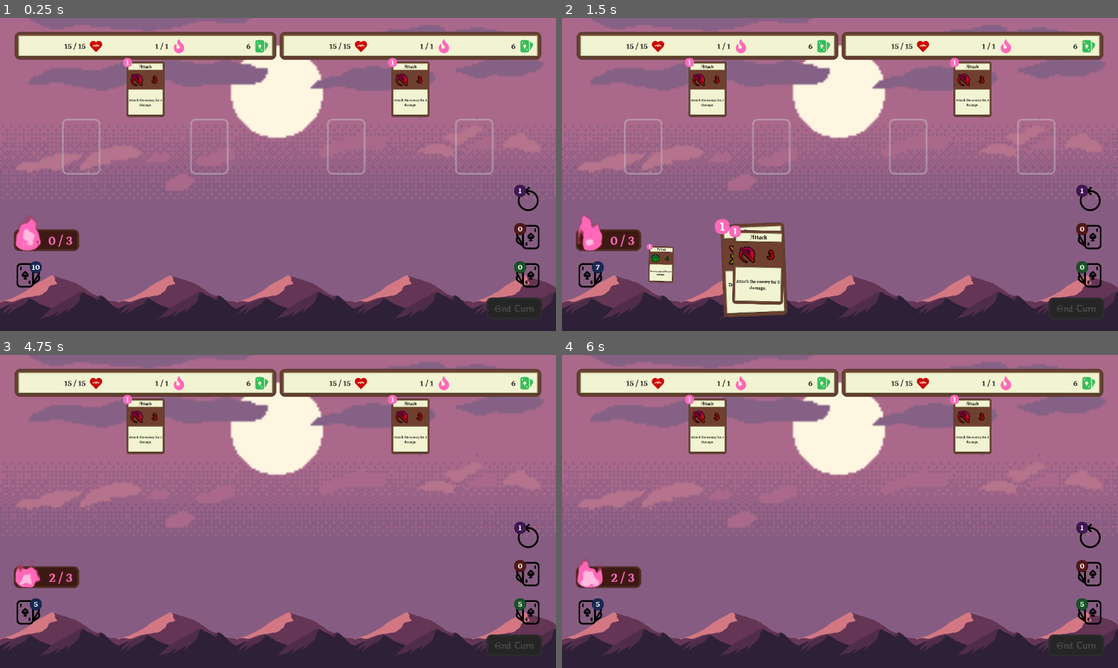
Above: before the commit, frames 1-4 (two rows, left to right).
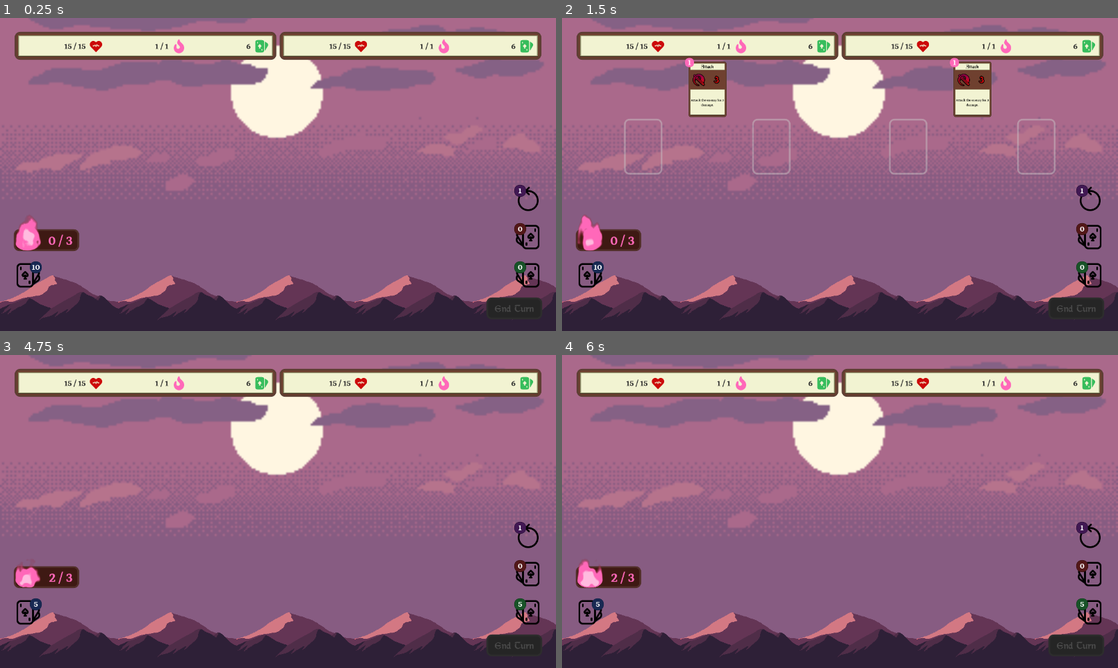
Above: after the commit, the same moments.

Repository: Maaack/Battle-Deck-Energy
Game: Godot game, scene res://Scenes/Main.tscn
Two runs of this game, one before a commit and one after it. Both use one fixed random seed, a clock stepped at 60 frames per second and the inputs below.
Inputs (mouse positions are in pixels of both pictures, inside the frame that each line leads up to):
- Up to frame 1 (0.25 s): no input
- Up to frame 2 (1.5 s): drag from (840, 174) to (895, 105) at 0.52 s; drag from (728, 190) to (812, 237) at 1.27 s
- Up to frame 3 (4.75 s): move the mouse to (333, 442) at 2.02 s; click (333, 442) at 2.17 s; click "End Turn" at 2.75 s; drag from (250, 574) to (111, 464) at 3.52 s; move the mouse to (444, 558) at 4.27 s; click (444, 558) at 4.42 s
- Up to frame 4 (6 s): drag from (673, 464) to (756, 433) at 5.02 s; move the mouse to (867, 511) at 5.77 s; click (867, 511) at 5.92 s

The runs differ from the first frame. In frame 1, 3.1% of the frame differs, in the area x 11-89%, y 12-50%; in frame 2, 4.0%, in the area x 5-41%, y 64-96%; in frame 3, 2.5%; in frame 4, 2.5%.
Error in both runs: Invalid call. Nonexistent function 'connect' in base 'Nil'. (res://Scenes/PlayerInterface/PlayerInterface.gd:87)

Commit message:
BATL-01: Opponent played cards get discarded during resolution phase. Added a timer to visually pace battle phase changes.

Diff:
--- a/Managers/AIOpponents/AIOpponentsManager.gd
+++ b/Managers/AIOpponents/AIOpponentsManager.gd
@@ -31,5 +31,6 @@
 			var random_index: int = randi() % child.hand.size()
 			var opponent_opportunities : Array = opponent_map[child.character_data]
 			var opportunity : OpportunityData = opponent_opportunities.pop_front()
-			emit_signal("played_card", child.character_data, child.hand.cards[random_index], opportunity)
+			opportunity.card_data = child.hand.cards[random_index]
+			emit_signal("played_card", child.character_data, opportunity.card_data, opportunity)
 			child.discard_hand()
--- a/Resources/Opportunity/OpportunityData.gd
+++ b/Resources/Opportunity/OpportunityData.gd
@@ -11,6 +11,9 @@
 var card_data = null setget set_card
 var prs = PRSData.new()
 
+func _to_string():
+	return "OpportunityData:%d" % get_instance_id()
+
 func is_open():
 	return not is_instance_valid(card_data)
 
--- a/Scenes/BattleInterface/BattleInterface.gd
+++ b/Scenes/BattleInterface/BattleInterface.gd
@@ -6,6 +6,7 @@
 onready var ai_opponents_manager = $AIOpponentsManager
 onready var battle_phase_manager = $BattlePhaseManager
 onready var battle_opps_manager = $BattleOpportunitiesManager
+onready var advance_phase_timer = $AdvancePhaseTimer
 
 var player_data : CharacterData setget set_player_data
 var opponents : Array = [] setget set_opponents
@@ -33,17 +34,31 @@
 func start_battle():
 	battle_phase_manager.advance()
 
+func _setup_enemy_board():
+	var opportunities : Array = battle_opps_manager.get_all_opponent_opportunities()
+	var openings : Array = player_interface.add_opponent_openings(opportunities)
+	for opening in openings:
+		if opening is BattleOpening:
+			_round_opportunities_map[opening.opportunity_data] = opening
+	advance_phase_timer.start()
+
 func _take_enemy_turn():
 	var opportunities : Array = battle_opps_manager.get_all_opponent_opportunities()
-	var openings : Array = player_interface.add_opponent_openings(opportunities)
-	ai_opponents_manager.opponents_take_turn(opportunities)
-	battle_phase_manager.advance()
+	ai_opponents_manager.opponents_take_turn(_round_opportunities_map.keys())
+	advance_phase_timer.start()
 
 func _on_hand_drawn():
 	if player_interface.is_connected("drawing_completed", self, "_on_hand_drawn"):
 		player_interface.disconnect("drawing_completed", self, "_on_hand_drawn")
 	player_battle_manager.reset_energy()
 	player_interface.start_turn()
+
+func _setup_player_board():
+	var opportunities : Array = battle_opps_manager.get_player_opportunities()
+	var openings : Array = player_interface.add_player_openings(opportunities)
+	for opening in openings:
+		if opening is BattleOpening:
+			_round_opportunities_map[opening.opportunity_data] = opening
 
 func _start_player_turn():
 	player_interface.connect("drawing_completed", self, "_on_hand_drawn")
@@ -64,7 +79,7 @@
 	if player_interface.is_connected("discard_completed", battle_phase_manager, "advance"):
 		player_interface.disconnect("discard_completed", battle_phase_manager, "advance")
 	player_interface.start_round()
-	battle_phase_manager.advance()
+	advance_phase_timer.start()
 
 func _resolve_actions():
 	var discarding_flag = false
@@ -75,6 +90,8 @@
 					discarding_flag = true
 					player_interface.connect("discard_completed",  battle_phase_manager, "advance")
 				player_battle_manager.discard_card(opp_data.card_data)
+			else:
+				player_interface.opponent_discards_card(opp_data.card_data)
 	player_interface.remove_all_openings()
 	_round_opportunities_map.clear()
 	if not discarding_flag:
@@ -96,13 +113,16 @@
 	player_interface.reshuffle_card(card)
 
 func _on_CharacterBattleManager_played_card(card:CardData, opportunity:OpportunityData):
-	player_interface.play_card(card, opportunity)
+	player_interface.play_card(player_data, card, opportunity)
 
 func _on_CharacterBattleManager_changed_energy(energy, max_energy):
 	player_interface.set_energy_meter(energy, max_energy)
 
 func _on_Opening_phase_entered():
 	start_round()
+
+func _on_EnemySetup_phase_entered():
+	_setup_enemy_board()
 
 func _on_Enemy_phase_entered():
 	_take_enemy_turn()
@@ -114,4 +134,7 @@
 	_resolve_actions()
 
 func _on_AIOpponentsManager_played_card(character, card, opportunity):
-	player_interface.opponent_plays_card(character, card, opportunity)
+	player_interface.play_card(character, card, opportunity)
+
+func _on_AdvancePhaseTimer_timeout():
+	battle_phase_manager.advance()
--- a/Scenes/BattleInterface/BattleInterface.tscn
+++ b/Scenes/BattleInterface/BattleInterface.tscn
@@ -26,6 +26,8 @@
 
 [node name="Opening" parent="BattlePhaseManager" instance=ExtResource( 6 )]
 
+[node name="EnemySetup" parent="BattlePhaseManager" instance=ExtResource( 6 )]
+
 [node name="Enemy" parent="BattlePhaseManager" instance=ExtResource( 6 )]
 
 [node name="Player" parent="BattlePhaseManager" instance=ExtResource( 6 )]
@@ -33,6 +35,10 @@
 [node name="Resolution" parent="BattlePhaseManager" instance=ExtResource( 6 )]
 
 [node name="BattleOpportunitiesManager" parent="." instance=ExtResource( 7 )]
+
+[node name="AdvancePhaseTimer" type="Timer" parent="."]
+wait_time = 0.5
+one_shot = true
 [connection signal="card_played_on_opportunity" from="PlayerInterface" to="." method="_on_PlayerInterface_card_played_on_opportunity"]
 [connection signal="ending_turn" from="PlayerInterface" to="." method="_on_PlayerInterface_ending_turn"]
 [connection signal="changed_energy" from="CharacterBattleManager" to="." method="_on_CharacterBattleManager_changed_energy"]
@@ -42,6 +48,8 @@
 [connection signal="reshuffled_card" from="CharacterBattleManager" to="." method="_on_CharacterBattleManager_reshuffled_card"]
 [connection signal="played_card" from="AIOpponentsManager" to="." method="_on_AIOpponentsManager_played_card"]
 [connection signal="phase_entered" from="BattlePhaseManager/Opening" to="." method="_on_Opening_phase_entered"]
+[connection signal="phase_entered" from="BattlePhaseManager/EnemySetup" to="." method="_on_EnemySetup_phase_entered"]
 [connection signal="phase_entered" from="BattlePhaseManager/Enemy" to="." method="_on_Enemy_phase_entered"]
 [connection signal="phase_entered" from="BattlePhaseManager/Player" to="." method="_on_Player_phase_entered"]
 [connection signal="phase_entered" from="BattlePhaseManager/Resolution" to="." method="_on_Resolution_phase_entered"]
+[connection signal="timeout" from="AdvancePhaseTimer" to="." method="_on_AdvancePhaseTimer_timeout"]
--- a/Scenes/PlayerInterface/PlayerInterface.gd
+++ b/Scenes/PlayerInterface/PlayerInterface.gd
@@ -211,21 +211,19 @@
 	hand_manager.spread_from_mouse_flag = true
 	hand_manager.update_hand()
 
-func play_card(card:CardData, opportunity:OpportunityData):
+func play_card(character:CharacterData, card:CardData, opportunity:OpportunityData):
 	if not opportunity in _opportunities_map:
+		print("Warning: %s doesn't exist in opportunities map %s ." % [opportunity, str(_opportunities_map)])
 		return
 	var battle_opening : BattleOpening = _opportunities_map[opportunity]
 	battle_opening.assigned_card = card
 	var opening_prs : PRSData = battle_opening.prs_data.duplicate()
-	hand_manager.discard_card(card)
+	if character == player_data:
+		hand_manager.discard_card(card)
+	else:
+		card.prs = opening_prs
+		card_manager.add_card(card)
 	card_manager.move_card(card, opening_prs, 0.2, AnimationType.PLAYING)
 
-func opponent_plays_card(character:CharacterData, card:CardData, opportunity:OpportunityData):
-	if not opportunity in _opportunities_map:
-		return
-	var battle_opening : BattleOpening = _opportunities_map[opportunity]
-	battle_opening.assigned_card = card
-	card.prs = battle_opening.prs_data.duplicate()
-	var card_instance = card_manager.add_card(card)
-	card_manager.move_card(card, card.prs, 0.2, AnimationType.PLAYING)
-	#animation_queue.animate_move(card, card.prs, 0.4, 0.5, AnimationType.PLAYING)
+func opponent_discards_card(card:CardData):
+	card_manager.remove_card(card)
